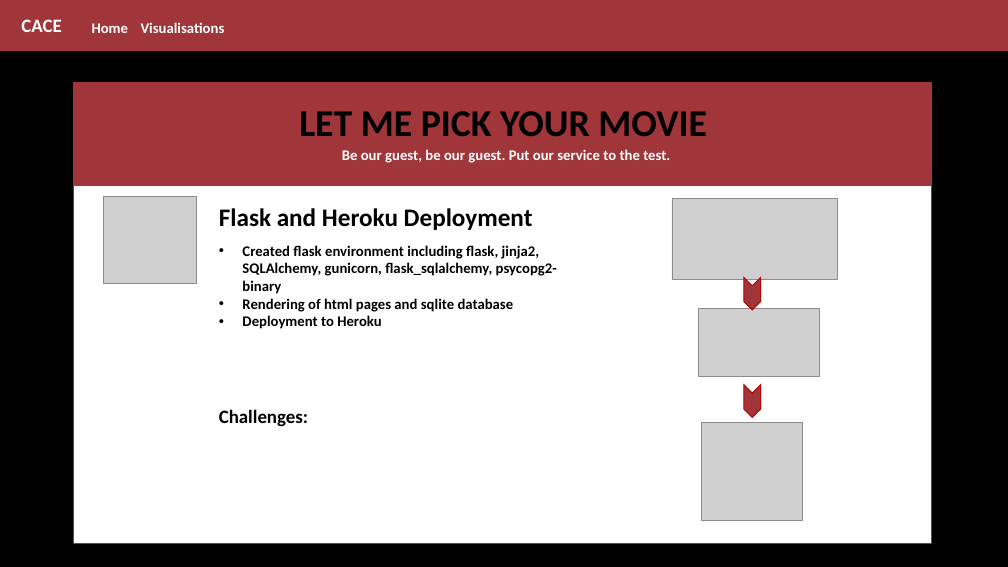
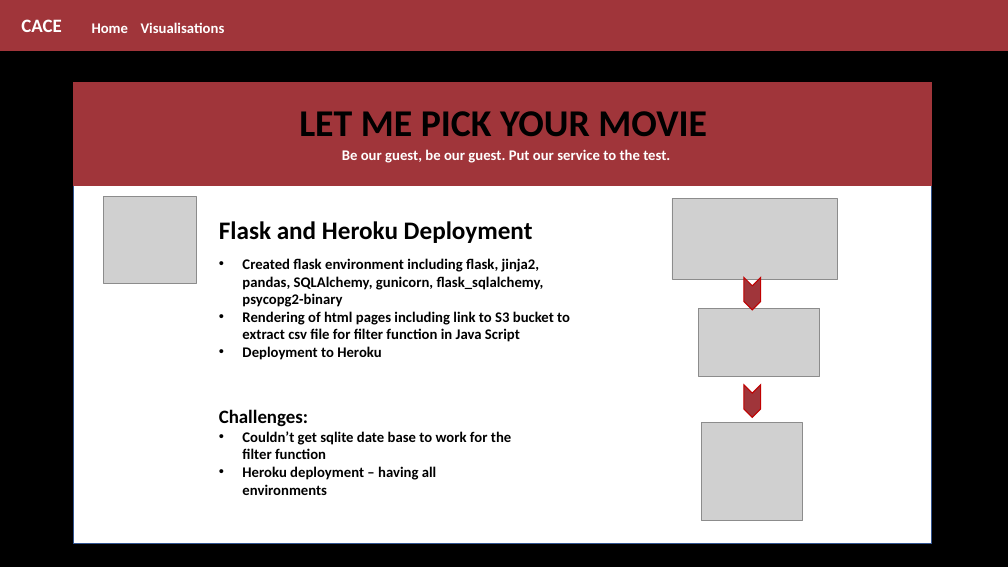
Before and after one commit to CarmenK2/Movie_Pick, a slide deck: slide 9 of Presentation/MoviePick.pptx. Drawn at 1008x567 pixels with LibreOffice and Linux fonts; fonts in the diff are those of the drawing; grey boxes stand for pictures. Boxes give left, top, right and bottom in pixels: in the first picture for what was removed or moved away, otherwise in the second. Text is boxed around its words. In the diff, an @@ line names an element or a change of style, - is before the commit and + after.

```diff
--- a/Presentation/MoviePick.pptx
+++ b/Presentation/MoviePick.pptx
@@ text "Flask and Heroku Deployment": place and size @@
-text "Flask and Heroku Deployment" at bbox=[219, 208, 557, 329]
+text "Flask and Heroku Deployment" at bbox=[219, 221, 570, 360]
@@ text at bbox=[242, 258, 570, 342]: text changed @@
-• Created flask environment including flask, jinja2, SQLAlchemy, gunicorn, flask_sqlalchemy, psycopg2-binary
-• Rendering of html pages and sqlite database
+• Created flask environment including flask, jinja2, pandas, SQLAlchemy, gunicorn, flask_sqlalchemy, psycopg2-binary
+• Rendering of html pages including link to S3 bucket to extract csv file for filter function in Java Script
@@ text at bbox=[242, 431, 511, 495]: paragraphs added @@
+• Couldn’t get sqlite date base to work for the filter function
+• Heroku deployment – having all environments
```
Also in this commit, not shown: 2 other slides changed, 4 other files.
